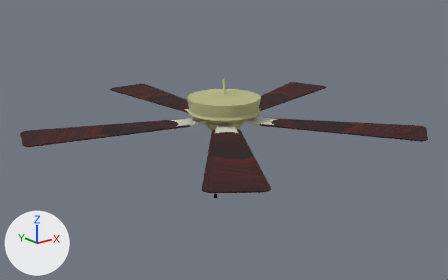
A saved change to the OBJ model main/resources/models/fan.obj.
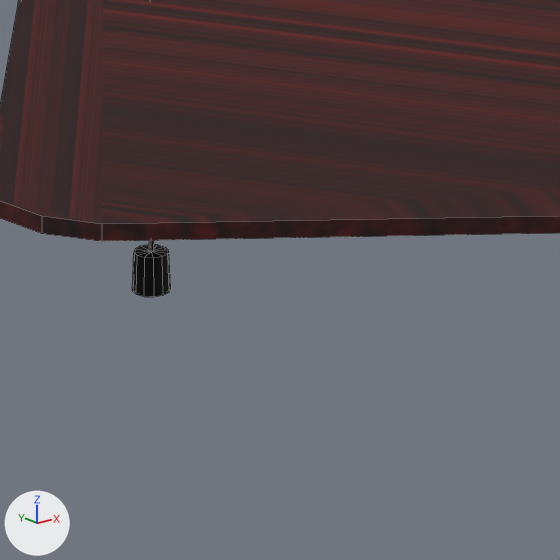
Each version is shown whole from a 50 mm lens placed at (-10.28, -12.85, 3.43), pointed at (0.16, 0.21, -1.79), then close up on the part from 45% to 56% of the width and 62% to 79% of the height. Arrows for +X, +Y and +Z are at lower left; the lights stay in place. The close-ups show mesh edges as thin lines. Where no turn or scale is listed for an object, it has been applied to the vertices.

In view in the first close-up: 'fan'.
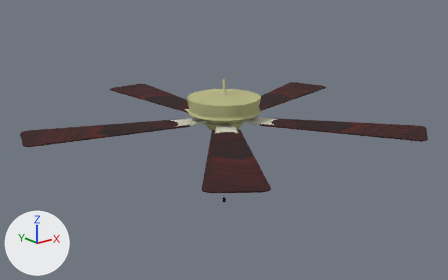
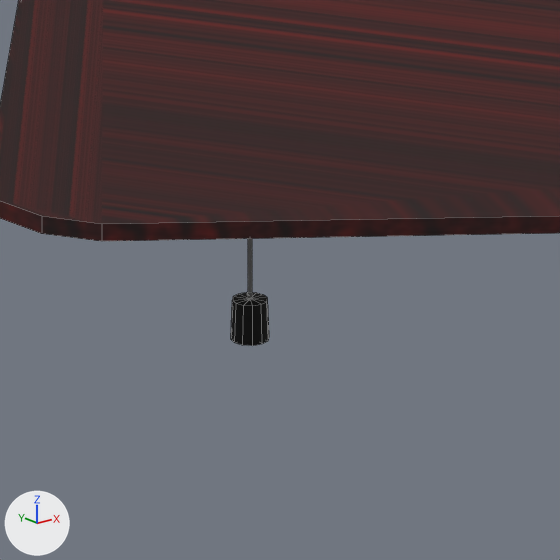
The newer file is also rescaled (x3.535) as a whole; pictures and numbers use the older file's frame.

Edits to the bpy script that builds the scene:
```text
Change me_fan:
    where me_fan.from_pydata(...)  # 854 vertices, 782 faces; spans x -5.21..5.21, y -4.62..5.32, z -3.56..0.03
    used by ob_fan; location = (0.0, 0.0, 0.0)
    me_fan part 1: the loose piece of 8 vertices spanning x 0.0, y 0.38..0.39, z -3.55..-1.16 is moved by (0.0, -0.39, 0.0)
    me_fan part 2: the loose piece of 26 vertices spanning x -0.05..0.05, y 0.34..0.44, z -3.56..-3.45 is moved by (0.0, -0.39, 0.0)
```

Location of each change, [x1, y1, x2, y2] in pixels of the close-ups (560 x 560 px; the box of a moved part takes in the faces that stretch with it):
'fan', reshaped: before [0, 0, 560, 297]; after [0, 0, 560, 346]
part 1 of me_fan, moved or reshaped: before [149, 240, 154, 252]; after [248, 239, 252, 300]
part 2 of me_fan, moved or reshaped: before [132, 245, 171, 297]; after [231, 292, 269, 346]
